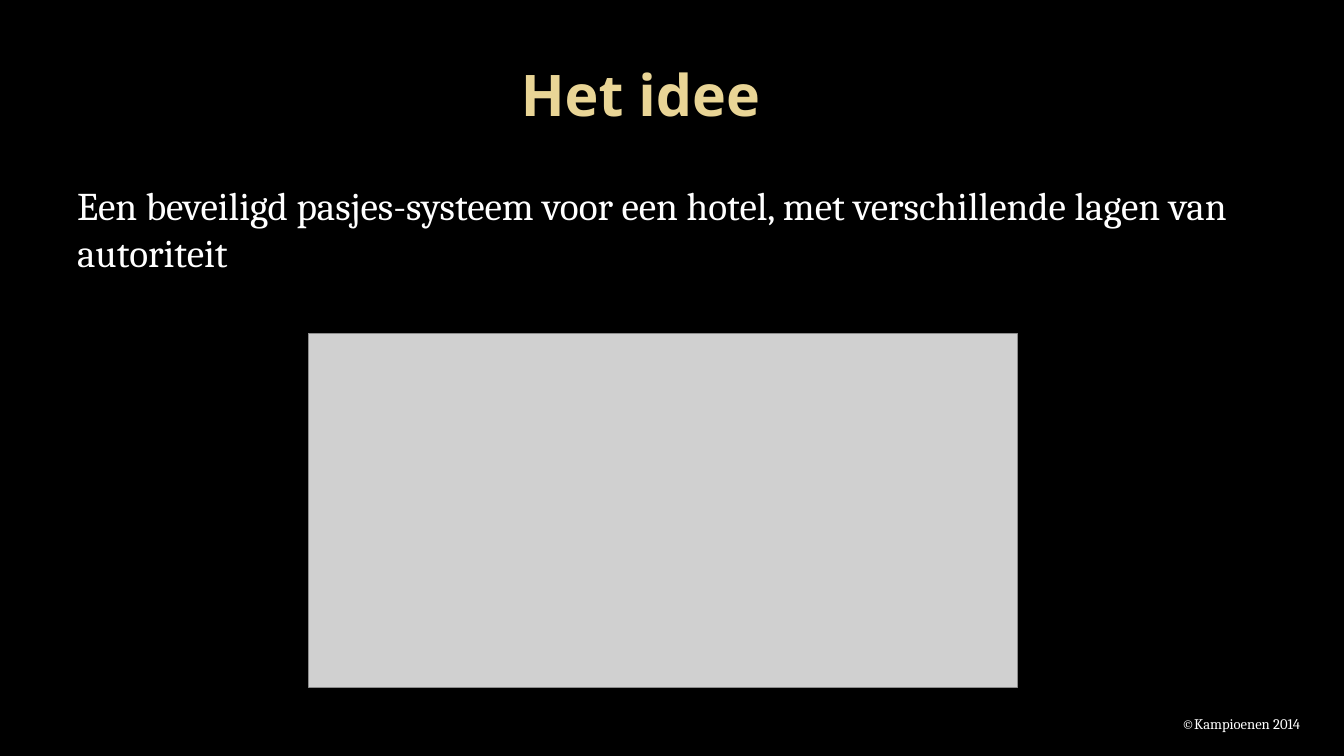
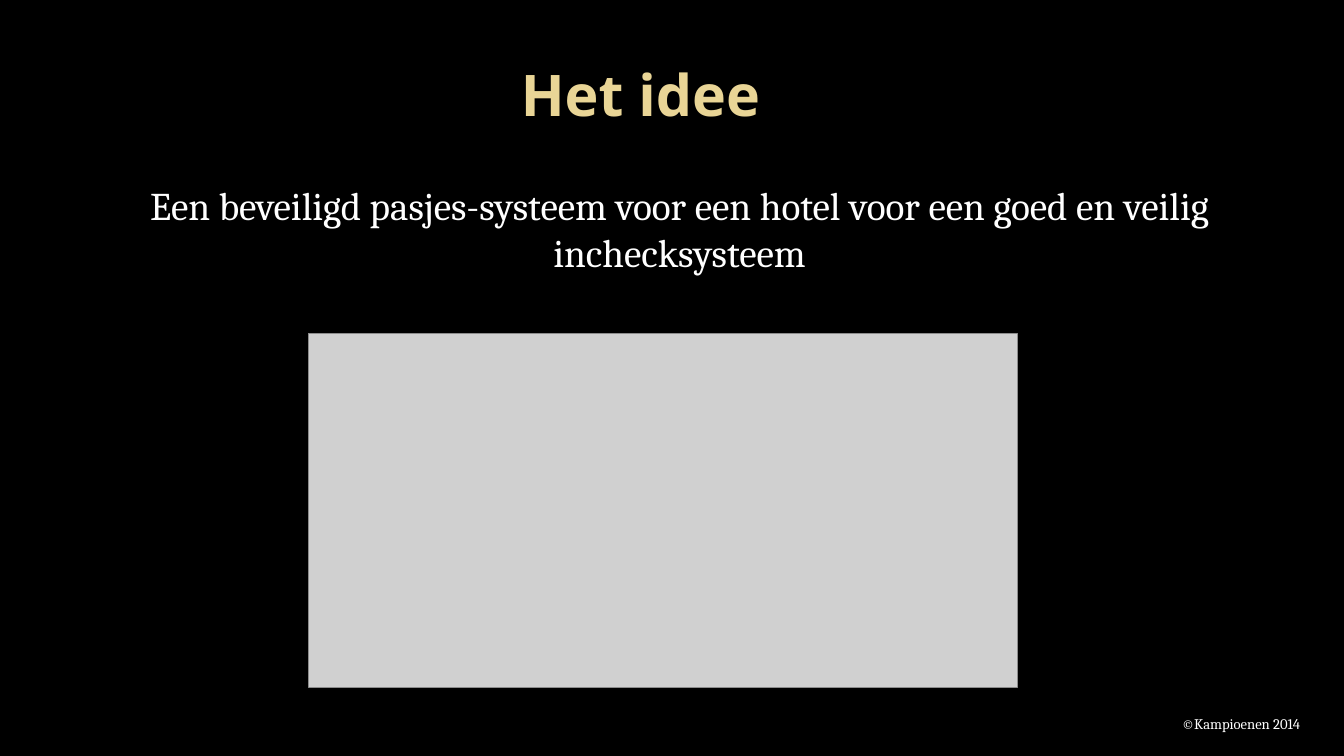
Before and after one commit to Projectgroep-18/Beveiligde-Pasjes, a slide deck: slide 3 of presentatie/Project beveiligde pasjes update.pptx. Drawn at 1344x756 pixels with LibreOffice and Linux fonts; fonts in the diff are those of the drawing; grey boxes stand for pictures; background and template pictures are left out. Boxes give left, top, right and bottom in pixels: in the first picture for what was removed or moved away, otherwise in the second. Text is boxed around its words. In the diff, an @@ line names an element or a change of style, - is before the commit and + after.

Commit message:
ppt kleine aanpassing

```diff
--- a/presentatie/Project beveiligde pasjes update.pptx
+++ b/presentatie/Project beveiligde pasjes update.pptx
@@ text at (x1=150, y1=192, x2=1209, y2=276): text changed @@
-Een beveiligd pasjes-systeem voor een hotel, met verschillende lagen van autoriteit
+Een beveiligd pasjes-systeem voor een hotel voor een goed en veilig inchecksysteem
```
